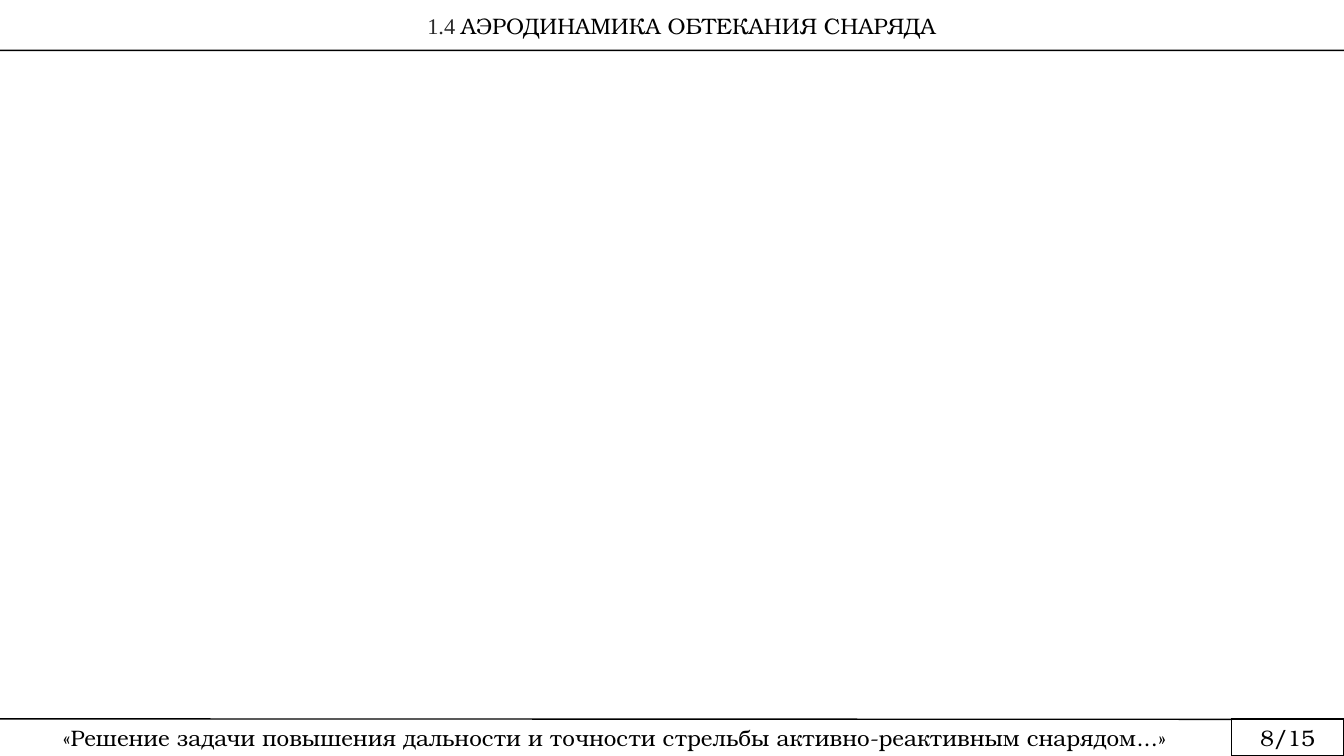
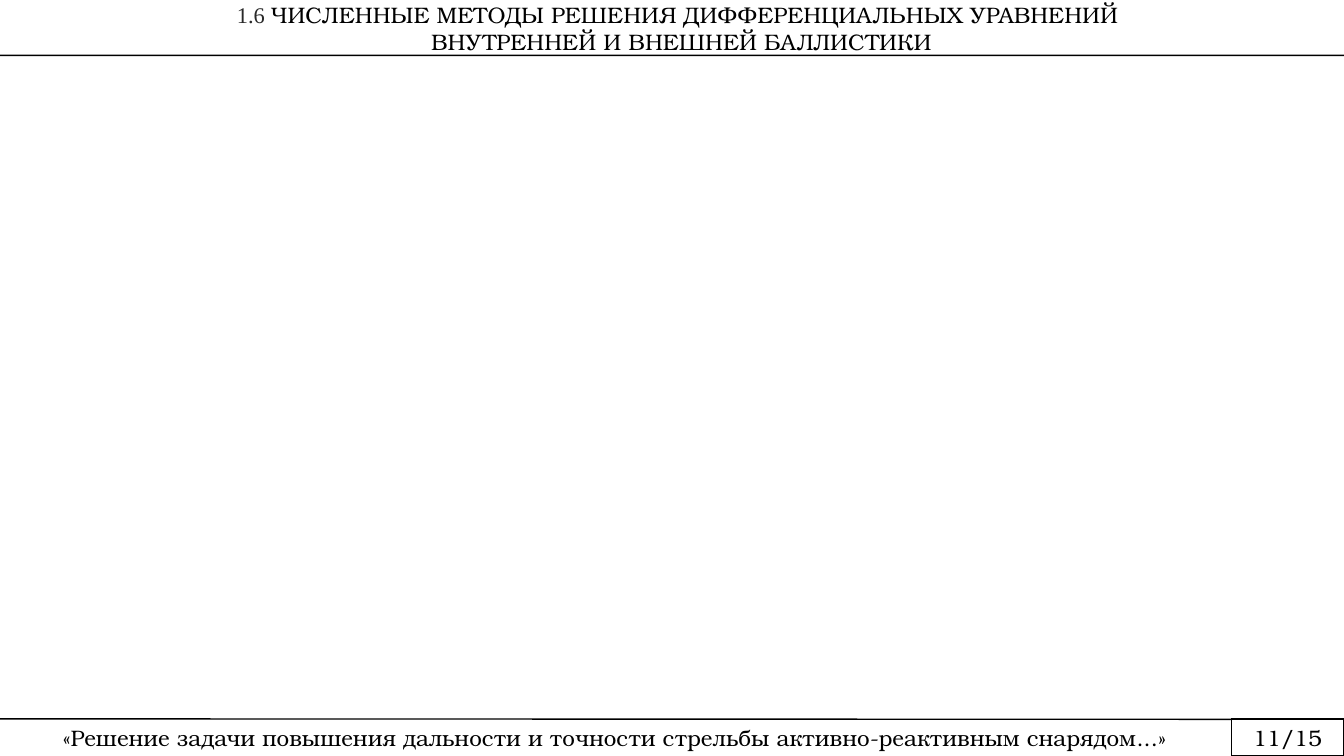
Before and after one commit to rustam-mansurov/cats, a slide deck: slide 12 of Аспирантура/План диссертации.pptx (slide 15 before the commit). Drawn at 1344x756 pixels with LibreOffice and Linux fonts; fonts in the diff are those of the drawing. Boxes give left, top, right and bottom in pixels: in the first picture for what was removed or moved away, otherwise in the second. Text is boxed around its words. In the diff, an @@ line names an element or a change of style, - is before the commit and + after.

```diff
--- a/Аспирантура/План диссертации.pptx
+++ b/Аспирантура/План диссертации.pptx
@@ rectangle "1.6 ЧИСЛЕННЫЕ МЕТОДЫ РЕШЕНИЯ ДИФФЕРЕНЦИАЛЬНЫХ ...": place and size @@
-rectangle "1.6 ЧИСЛЕННЫЕ МЕТОДЫ РЕШЕНИЯ ДИФФЕРЕНЦИАЛЬНЫХ ..." at (427,18,936,39)
+rectangle "1.6 ЧИСЛЕННЫЕ МЕТОДЫ РЕШЕНИЯ ДИФФЕРЕНЦИАЛЬНЫХ ..." at (0,3,1344,52)
@@ text in rectangle at (237,3,1118,56): text changed @@
-1.4 АЭРОДИНАМИКА ОБТЕКАНИЯ СНАРЯДА
+1.6 ЧИСЛЕННЫЕ МЕТОДЫ РЕШЕНИЯ ДИФФЕРЕНЦИАЛЬНЫХ УРАВНЕНИЙ
+ВНУТРЕННЕЙ И ВНЕШНЕЙ БАЛЛИСТИКИ
@@ line moved from (0, 51) - (1344, 51) to (0, 55) - (1344, 55) @@
@@ text at (1253,730,1322,749): text changed @@
-8/15
+11/15
```
Also in this commit, not shown: 13 other slides changed, 7 slides added, 6 other files.
